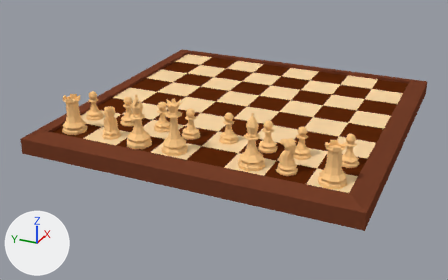
An edit to the Blender file chess/chess-scene.blend, drawn before and after from the same camera.
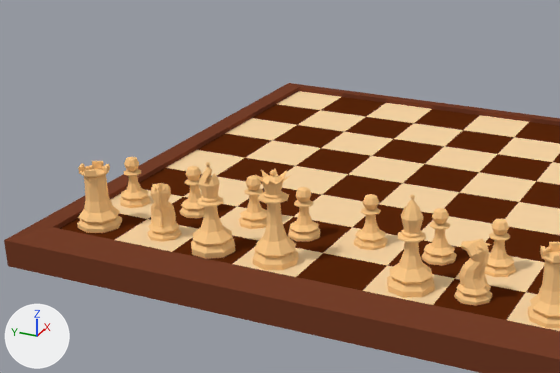
Each version is shown whole from a camera (50 mm lens) standing at (-94.3, -38.0, 39.9) and looking at (-4.8, 2.2, -4.9), then close up on the part from 4% to 75% of the width and 1% to 77% of the height. Arrows for +X, +Y and +Z are at lower left; the lights stay in place.

In view in the first close-up: 'Chessboard', 'Primary White Bishop', 'Primary White Knight', 'Queen', 'White Bishop 2', 'White Knight 2', 'White Pawn 2', 'White Pawn 3', 'White Pawn 4', 'White Pawn 5', 'White Primary Rook', 'White Rook 2'.
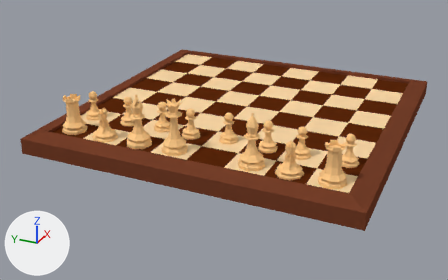
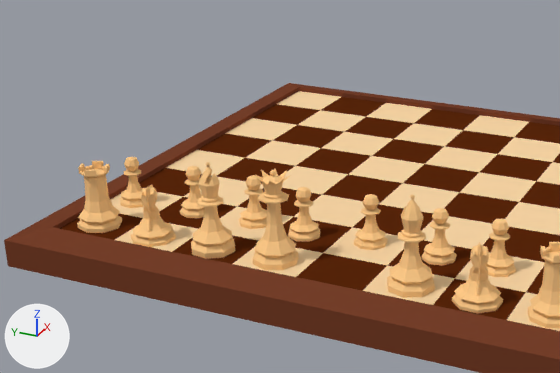
Commit message: improved knight

What differs and where, as boxes (x1, y1, x2, y2) in the close-ups (560 x 373 px):
'Primary White Knight', reshaped, moved, turned, rescaled: before (454, 238, 492, 306); after (452, 242, 503, 313)
'Primary White Knight.001', added (beige): after (131, 185, 176, 247)
'White Knight 2', deleted (beige): before (147, 183, 181, 242)
part 1 of me_knight, built on: before (148, 183, 491, 295); after (132, 185, 501, 303)

Diff of the bpy script that builds the scene:
```diff
--- a/chess/chess-scene.blend.py
+++ b/chess/chess-scene.blend.py
@@ me_knight @@
 # used by ob_primary_white_knight; parent = ob_white_knights; location = (-20.49, -14.44, 0.0); rotation_euler = (0.0, 0.0, 10.67), in degrees (0, 0, 251)
-me_knight.from_pydata(...)  # 121 vertices, 188 faces; spans x -1.5..1.5, y -1.5..1.5, z 0.0..5.14
+me_knight.from_pydata(...)  # 121 vertices, 192 faces; spans x -1.5..1.5, y -1.5..1.5, z 0.0..5.2
+# me_knight part 1
+# 4 faces are deleted
+# 89 vertices move from x -1.3..1.27, y -1.08..1.08, z 1.18..5.14 to x -0.95..1.01, y -0.94..0.94, z 1.18..5.2
+# 8 new faces join them
 me_knight.materials.append(mat_white_chess_pieces)
@@ ob_white_knight_2 @@
-ob_white_knight_2 = bpy.data.objects.new('White Knight 2', me_knight)
-ob_white_knight_2.parent = ob_white_knights
-ob_white_knight_2.matrix_parent_inverse = Matrix(((1.0, 0.0, 0.0, 18.05), (0.0, 1.0, 0.0, -0.135), (0.0, 0.0, 1.0, -0.000338), (0.0, 0.0, 0.0, 1.0)))
-ob_white_knight_2.location = (-20.38, 14.57, 0.0)
-ob_white_knight_2.rotation_euler = (0.0, 0.0, 3.585)  # degrees (0, 0, 205)
@@ ob_primary_white_knight @@
 ob_primary_white_knight.matrix_parent_inverse = Matrix(((1.0, 0.0, 0.0, 18.05), (0.0, 1.0, 0.0, -0.135), (0.0, 0.0, 1.0, -0.000338), (0.0, 0.0, 0.0, 1.0)))
-ob_primary_white_knight.location = (-20.49, -14.44, 0.0)
-ob_primary_white_knight.rotation_euler = (0.0, 0.0, 10.67)  # degrees (0, 0, 251)
+ob_primary_white_knight.location = (-21.1, -14.99, 0.00023)
+ob_primary_white_knight.rotation_euler = (0.0, 0.0, -2.797)  # degrees (0, 0, -160)
+ob_primary_white_knight.scale = (1.33, 1.33, 0.981)
@@ ob_primary_white_knight_001 @@
+ob_primary_white_knight_001 = bpy.data.objects.new('Primary White Knight.001', me_knight)
+ob_primary_white_knight_001.parent = ob_white_knights
+ob_primary_white_knight_001.matrix_parent_inverse = Matrix(((1.0, 0.0, 0.0, 18.05), (0.0, 1.0, 0.0, -0.135), (0.0, 0.0, 1.0, -0.000338), (0.0, 0.0, 0.0, 1.0)))
+ob_primary_white_knight_001.location = (-21.33, 15.11, 0.00023)
+ob_primary_white_knight_001.rotation_euler = (0.0, 0.0, 3.535)  # degrees (0, 0, 203)
+ob_primary_white_knight_001.scale = (1.33, 1.33, 0.981)
```
